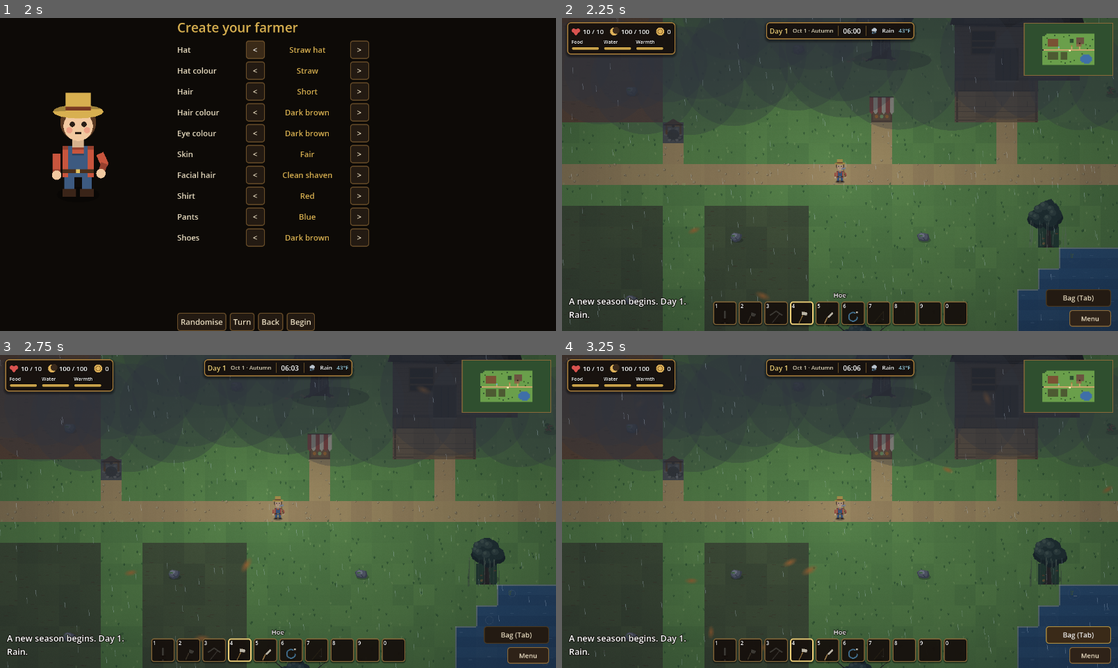
Above: before the commit, frames 1-4 (two rows, left to right).
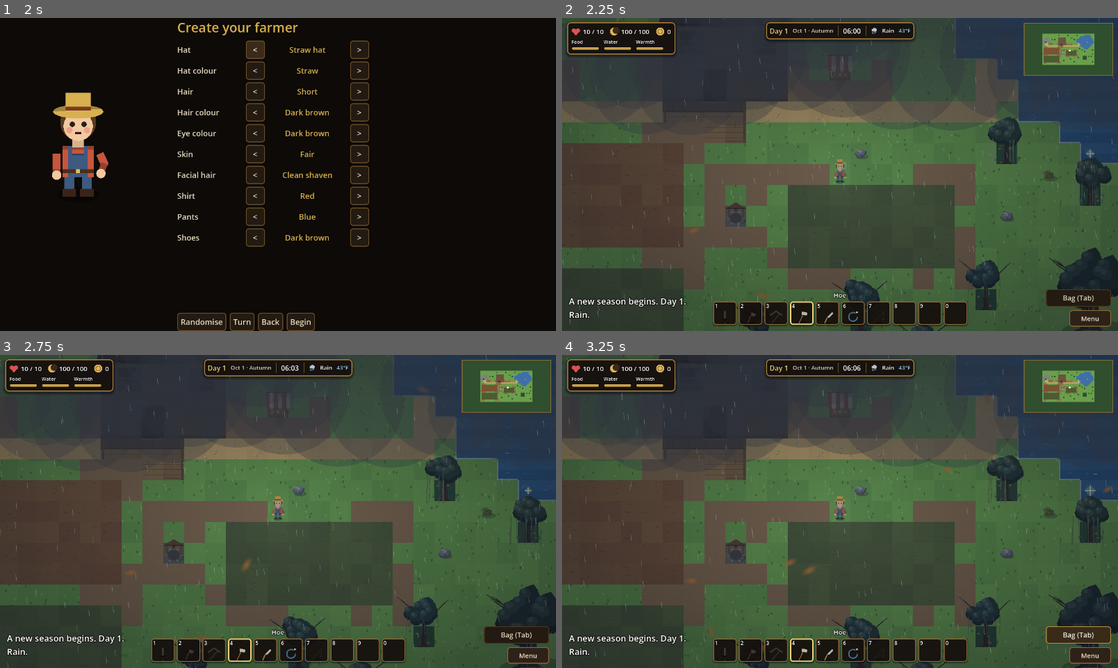
Above: after the commit, the same moments.

Repository: joshj1108/CrowCreekHollow
Game: Godot game, scene res://scenes/main.tscn
Same seed, same stepped clock (60 frames per second), same inputs: the game is played once before the commit and once after it.
Inputs:
- Up to frame 1 (2 s): click "New Game" at 0.5 s; click "Slot 1: empty" at 1.25 s
- Up to frame 2 (2.25 s): click "Begin" at 2 s
- Up to frame 3 (2.75 s): no input
- Up to frame 4 (3.25 s): click "Bag (Tab)" at 2.75 s

Frame 1 is identical in both runs. In frame 2, 42% of the frame differs, in the area x 0-100%, y 0-100%; in frame 3, 42%; in frame 4, 42%.

Commit message:
Switch the farm to the layout diagram
The farm now takes its terrain and fixed positions from a generated
farm_layout.gd, made from a flat layout diagram by tools/farm_layout.py.
The house, two fallow plots, the soil plot, well, stall, cave mouth, lake
with an island, dock, fences, twelve grove trees, great tree, rocks and
brush all come from the diagram. The workshop, furnace, smokehouse,
woodshed, chopping log and cellar are placed in open grass and reserved, so
a coop or barn is never placed on them.

Fences and rocks are new tiles that block movement.

A save from the previous layout is migrated when it is loaded: crops, brush
and felled trees reset, the player starts at the farm centre, and the coop
and barn move to the nearest clear grass. Money, skills, tools and animals
are kept, and the player is told what changed.

Checks: the play-through matches the previous layout apart from crop
coordinates, which moved with the plot; the desk, animal, fishing and combat
smoke tests match; and a save from another layout loads with the coop and
barn on clear grass.

Co-Authored-By: Claude Haiku 5.5 <noreply@anthropic.com>
Claude-Session: https://claude.ai/code/session_016EvHBYyFANDWxunM27u84C

Diff:
--- a/scripts/farm_layout.gd
+++ b/scripts/farm_layout.gd
@@ -2,71 +2,69 @@
 extends RefCounted
 
 # The farm layout. Generated from the layout diagram by tools/farm_layout.py; regenerate rather than editing by hand.
-# Coordinates are inner farm tiles: 0,0 is the top-left walkable tile, outside the tree border.
+# Coordinates are inner farm tiles: 0,0 is the top-left walkable tile, inside the tree border.
 #
 # TERRAIN codes, one character per tile:
 #   . grass     S soil (plot one)     F fallow (plots two and three, cleared later)
 #   P path      ~ water               R porch boards
 #   H house     D door                A market stall     W well
-#   C cave mouth                      G grove tree (felled for wood)
-#   B great tree (3 by 3, not felled)
+#   C cave mouth                      K rock (blocks)    X fence (blocks)
+#   G grove tree (felled for wood)    B great tree (3 by 3, not felled)
 
 const TERRAIN := [
-	"GGG.....................................",
-	"GG.......G..........G...................",
 	"........................................",
-	"..........................HHHHHH........",
-	"....SSSSSSSS.........BBB..HHHHHH......G.",
-	"....SSSSSSSS.........BBB..HHHHHH........",
-	"....SSSSSSSS.........BBB..HHHHHH........",
-	"....SSSSSSSS..............HHDHHH........",
-	"..G.SSSSSSSS..............RRRR..........",
-	"....SSSSSSSS..........A...RRRR......G...",
-	"............W.........P.....P...........",
-	"............P.........P.....P...........",
-	"CPPPPPPPPPPPPPPPPPPPPPPPPPPPPPPPPPPPPPPP",
-	"........................................",
-	"....FFFFFFFF..FFFFF.....................",
-	"....FFFFFFFF..FFFFF...........G.........",
-	"....FFFFFFFF..FFFFF............~~~~~....",
-	"..G.FFFFFFFF..FFFFF...........~~~~~~~...",
-	"....FFFFFFFF..FFFFF..........~~~~~~~~~..",
-	"....FFFFFFFF..FFFFF..........~~~~~~~~~..",
-	".............................~~~~~~~~~..",
-	".....................G........~~~~~~~...",
-	".................G..............~~~~....",
+	"...................G............~~~~~...",
+	".............................~~~~~~~~...",
+	"..KKK.......HHHHHH..........~~~~~~~~~~..",
+	".KKKK....G..HHHHHH......G.~~~~~~~~~~~~~.",
+	"KK.KKK......HHHHHH........~~~~~~~~~~~~~.",
+	"KKC.KK......HHHHHH........~~~~~~~~.~~~~~",
+	"KKPP.XXX...XHHHHHHX.A.X....P~~~~~~~~~~~.",
+	"..PP.XXX...XHHDHHHXXXXX....PP~~~~~~~~~..",
+	"...PPPPPPPPPRRRRPPPPPPPPPPPP.~~~~~~~~...",
+	".XXX.......XXXRR...............~~~~~....",
+	".SSSSSSSSSSSSX..............G...~~~.....",
+	".SSSSSSSSSSSS.XXXXXX....XXX...........G.",
+	".SSSSSSSSSSSS.X.X.FFFFFFFFX.....G.......",
+	".SSSSSSSSSSSS.XW..FFFFFFFF..............",
+	"XSSSSSSSSSSSSXXXX.FFFFFFFFX.............",
+	".XXX.......XXX...XFFFFFFFFX.............",
+	".FFFFFFFFFFFFX....XXX...X.X....BBB...G..",
+	".FFFFFFFFFFFF..............G...BBB......",
+	".FFFFFFFFFFFF........G.........BBB......",
+	".FFFFFFFFFFFF...G.......................",
+	".FFFFFFFFFFFFX..........G.............G.",
+	".XX........XXX..........................",
 	"........................................",
 ]
 
-const PLOT_ONE := Rect2i(4, 4, 8, 6)
-const PLOT_TWO := Rect2i(4, 14, 8, 6)
-const PLOT_THREE := Rect2i(14, 14, 5, 6)
-const HOUSE_IX := 26
+const PLOT_ONE := Rect2i(1, 11, 12, 5)
+const PLOT_TWO := Rect2i(1, 17, 12, 5)
+const PLOT_THREE := Rect2i(18, 13, 8, 4)
+const HOUSE_IX := 12
 const HOUSE_IY := 3
 const HOUSE_W := 6
-const HOUSE_H := 5
-const PORCH_RECT := Rect2i(26, 8, 4, 2)
-const WELL_IX := Vector2i(12, 10)
-const STALL_IX := 22
-const STALL_IY := 9
-const CELLAR_IX := Vector2i(25, 5)
-const SMOKEHOUSE_IX := Vector2i(35, 3)
-const FURNACE_IX := Vector2i(33, 3)
-const WORKSHOP_RECT := Rect2i(32, 2, 5, 4)
-const WORKSHOP_DOOR := Vector2i(34, 5)
-const WOODSTORE_IX := Vector2i(33, 4)
-const CHOPLOG_IX := Vector2i(35, 4)
-const BIG_TREE_INNER := Vector2i(21, 4)
-const LAKE_FOCUS := Vector2(33.0, 19.0)
-const GROVE_SPOTS := [
-	Vector2i(0, 0), Vector2i(1, 0), Vector2i(2, 0), Vector2i(0, 1), Vector2i(1, 1),
-	Vector2i(9, 1), Vector2i(20, 1), Vector2i(38, 4), Vector2i(36, 9), Vector2i(2, 8),
-	Vector2i(2, 17), Vector2i(30, 15), Vector2i(21, 21), Vector2i(17, 22),
-]
-const WILLOW_TREES := [Vector2i(2, 17), Vector2i(30, 15)]
-const DEAD_TREES := [Vector2i(20, 1)]
-const BRUSH_SPOTS := [
-	Vector2i(3, 3), Vector2i(16, 2), Vector2i(34, 11), Vector2i(24, 20),
-	Vector2i(6, 21), Vector2i(33, 8), Vector2i(14, 21),
-]
-const THICKET_SPOTS := [Vector2i(10, 21), Vector2i(23, 14), Vector2i(38, 16)]
+const HOUSE_H := 6
+const PORCH_RECT := Rect2i(12, 9, 4, 2)
+const WELL_IX := Vector2i(15, 14)
+const STALL_IX := 20
+const STALL_IY := 7
+const CELLAR_IX := Vector2i(10, 5)
+const SMOKEHOUSE_IX := Vector2i(28, 20)
+const FURNACE_IX := Vector2i(26, 20)
+const WORKSHOP_RECT := Rect2i(25, 19, 5, 4)
+const WORKSHOP_DOOR := Vector2i(27, 22)
+const WOODSTORE_IX := Vector2i(26, 21)
+const CHOPLOG_IX := Vector2i(28, 21)
+const BIG_TREE_INNER := Vector2i(31, 17)
+const LAKE_FOCUS := Vector2(32.6, 5.6)
+const GROVE_SPOTS := [Vector2i(19, 1), Vector2i(9, 4), Vector2i(24, 4), Vector2i(28, 11), Vector2i(38, 12), Vector2i(32, 13), Vector2i(37, 17), Vector2i(27, 18), Vector2i(21, 19), Vector2i(16, 20), Vector2i(24, 21), Vector2i(38, 21)]
+const WILLOW_TREES := [Vector2i(24, 4), Vector2i(28, 11), Vector2i(32, 13)]
+const DEAD_TREES := []
+const BRUSH_SPOTS := [Vector2i(30, 12), Vector2i(12, 1), Vector2i(38, 15), Vector2i(26, 1), Vector2i(22, 3), Vector2i(7, 4), Vector2i(35, 17)]
+const THICKET_SPOTS := [Vector2i(29, 19), Vector2i(26, 21), Vector2i(19, 5)]
+const ROCK_SPOTS := [Vector2i(28, 14), Vector2i(18, 19), Vector2i(21, 11), Vector2i(1, 1), Vector2i(38, 10), Vector2i(16, 1), Vector2i(15, 22), Vector2i(36, 12)]
+# Farm tiles that the coop and barn must not be placed on, so they never overlap a building the player unlocks later.
+const RESERVED := [Vector2i(10, 5), Vector2i(25, 19), Vector2i(25, 20), Vector2i(25, 21), Vector2i(25, 22), Vector2i(26, 19), Vector2i(26, 20), Vector2i(26, 21), Vector2i(26, 22), Vector2i(27, 19), Vector2i(27, 20), Vector2i(27, 21), Vector2i(27, 22), Vector2i(28, 19), Vector2i(28, 20), Vector2i(28, 21), Vector2i(28, 22), Vector2i(29, 19), Vector2i(29, 20), Vector2i(29, 21), Vector2i(29, 22)]
+# Changes whenever the layout changes. Saves record it, so a save from another layout is migrated.
+const VERSION := "f4389479"
--- a/scripts/main.gd
+++ b/scripts/main.gd
@@ -75,10 +75,7 @@
 const XP_FELL := 20
 # Rocks on the farm. Breaking one gives stone. A pick gives more, and from Mining 2 a small chance of copper ore.
 # Some sit inside the plots: a rock must be broken before that soil can be planted.
-const ROCK_SPOTS := [
-	Vector2i(5, 5), Vector2i(10, 8), Vector2i(6, 16), Vector2i(10, 18), Vector2i(15, 15),
-	Vector2i(18, 6), Vector2i(24, 15), Vector2i(35, 13),
-]
+const ROCK_SPOTS := FarmLayout.ROCK_SPOTS
 const XP_MINE := 12
 const ORE_CHANCE := 0.15
 const ORE_MINING_LEVEL := 2
@@ -314,6 +311,8 @@
 # The stall sells what you carry and buys seeds. It is open 06:00 to 18:00.
 const STALL_IX := FarmLayout.STALL_IX
 const STALL_IY := FarmLayout.STALL_IY
+const RESERVED := FarmLayout.RESERVED
+const LAYOUT_VERSION := FarmLayout.VERSION
 const STALL_CLOSE_HOUR := 18.0
 const SELL_FISH := 6
 const SELL_EGG := 4                 # farm stand price for an egg
@@ -1729,10 +1728,12 @@
 func _fill_brush() -> void:
 	brush.clear()
 	for spot in BRUSH_SPOTS:
-		brush[_world_tile(spot.x, spot.y)] = true
+		if _is_open_grass(spot):
+			brush[_world_tile(spot.x, spot.y)] = true
 	if progression._level("Bushcrafting") >= THICKET_LEVEL:
 		for spot in THICKET_SPOTS:
-			brush[_world_tile(spot.x, spot.y)] = true
+			if _is_open_grass(spot):
+				brush[_world_tile(spot.x, spot.y)] = true
 	grove_felled.clear()
 	_apply_grove()
 
@@ -3760,6 +3761,8 @@
 	rocks.clear()
 	for spot in ROCK_SPOTS:
 		var t := _world_tile(spot.x, spot.y)
+		if not _is_open_grass(spot):
+			continue
 		if keep_clear and crops.has(t):
 			continue
 		rocks[t] = true
@@ -4822,6 +4825,59 @@
 		_show_message("The coop stands here now. Stand beside it, facing it, and press Space to tend the hens.")
 
 
+# True when an inner farm tile is plain grass in the layout itself, ignoring anything built or planted.
+func _is_open_grass(inner: Vector2i) -> bool:
+	if inner.x < 0 or inner.y < 0 or inner.x >= INNER_W or inner.y >= INNER_H:
+		return false
+	return FarmLayout.TERRAIN[inner.y].substr(inner.x, 1) == "." and not RESERVED.has(inner)
+
+
+# Moves a coop or barn to the nearest spot that fits, for a save from another layout or one whose spot no
+# longer fits. Refunds its cost if nothing fits at all.
+func _relocate_building(kind: String, other: Vector2i, other_size: Vector2i) -> void:
+	var size := _footprint(kind)
+	var from := _placed_tile(kind)
+	if from.x < 0:
+		from = Vector2i(INNER_W / 2, INNER_H / 2) + Vector2i(BORDER_X, BORDER_Y)
+	var from_inner := from - Vector2i(BORDER_X, BORDER_Y)
+	var best := Vector2i(-1, -1)
+	var best_d := 1 << 30
+	for y in range(0, INNER_H - size.y + 1):
+		for x in range(0, INNER_W - size.x + 1):
+			var ok := true
+			for dy in size.y:
+				for dx in size.x:
+					var c := Vector2i(x + dx, y + dy)
+					if not _is_open_grass(c) or crops.has(c + Vector2i(BORDER_X, BORDER_Y)) or rocks.has(c + Vector2i(BORDER_X, BORDER_Y)) or brush.has(c + Vector2i(BORDER_X, BORDER_Y)) or fish_spots.has(c + Vector2i(BORDER_X, BORDER_Y)):
+						ok = false
+			# The other building must not share any tile with this one.
+			if other.x >= 0 and x < other.x - BORDER_X + other_size.x and x + size.x > other.x - BORDER_X and y < other.y - BORDER_Y + other_size.y and y + size.y > other.y - BORDER_Y:
+				ok = false
+			if ok:
+				var d: int = absi(x - from_inner.x) + absi(y - from_inner.y)
+				if d < best_d:
+					best_d = d
+					best = Vector2i(x, y)
+	if best.x < 0:
+		var cost := _build_cost(kind)
+		materials["wood"] += int(cost.get("wood", 0))
+		materials["fiber"] += int(cost.get("fiber", 0))
+		if kind == "barn":
+			barn_built = false
+			barn_tile = Vector2i(-1, -1)
+		else:
+			coop_built = false
+			coop_tile = Vector2i(-1, -1)
+		_show_message("There was no room left for the %s after the farm changed, so it was taken down and its materials returned." % kind)
+		return
+	var placed := best + Vector2i(BORDER_X, BORDER_Y)
+	if kind == "barn":
+		barn_tile = placed
+	else:
+		coop_tile = placed
+	_show_message("The %s was moved to a clear spot on the new farm." % kind)
+
+
 # A spot fits when all of its tiles are open grass, clear of crops, rocks, brush, fishing spots, and you.
 func _spot_ok(top: Vector2i, size: Vector2i) -> bool:
 	var here := _player_tile()
@@ -4831,6 +4887,8 @@
 			if t.x < BORDER_X or t.y < BORDER_Y or t.x >= BORDER_X + INNER_W or t.y >= BORDER_Y + INNER_H:
 				return false
 			if map[t.y][t.x] != Tile.GRASS:
+				return false
+			if RESERVED.has(t - Vector2i(BORDER_X, BORDER_Y)):
 				return false
 			if crops.has(t) or rocks.has(t) or brush.has(t) or fish_spots.has(t) or t == here:
 				return false
--- a/scripts/save_system.gd
+++ b/scripts/save_system.gd
@@ -94,6 +94,7 @@
 		"cave_mined_day": m.cave_mined_day,
 		"wear": m.wear,
 		"coop_built": m.coop_built,
+		"layout": m.LAYOUT_VERSION,
 		"coop_x": m.coop_tile.x,
 		"coop_y": m.coop_tile.y,
 		"barn_built": m.barn_built,
@@ -190,12 +191,16 @@
 	var pos: Variant = data.get("player_pos", null)
 	if typeof(pos) == TYPE_ARRAY and pos.size() == 2:
 		m.saved_pos = Vector2(float(pos[0]), float(pos[1]))
-		m.has_saved_pos = true
+		# A position from another layout may now be a fence or water, so the player starts at the farm centre.
+		m.has_saved_pos = str(data.get("layout", "")) == m.LAYOUT_VERSION
 
 	# Rebuild the interior so the saved house stage shows the right rooms.
 	# Crops and brush are restored here, after the map exists.
+	# A save made on another layout has its plants, brush and trees on tiles that may now be water or a
+	# fence, so the farm's planted and gathered state is reset. Money, skills, tools and animals are kept.
+	var same_layout := str(data.get("layout", "")) == m.LAYOUT_VERSION
 	m.crops.clear()
-	for c in data.get("crops", []):
+	for c in (data.get("crops", []) if same_layout else []):
 		var kind := str(c.get("kind", "turnip"))
 		# Saves from before watering existed have no record. Those crops count as watered today,
 		# so they grow tonight like they used to.
@@ -207,13 +212,16 @@
 	m.brush_day = int(data.get("brush_day", data.get("day", 0)))
 	m.rock_day = int(data.get("rock_day", data.get("day", 0)))
 	m.brush.clear()
-	for b in data.get("brush", []):
-		m.brush[Vector2i(int(b[0]), int(b[1]))] = true
-	for g in data.get("felled", []):
-		m.grove_felled[Vector2i(int(g[0]), int(g[1]))] = true
-	m._apply_grove()
+	if same_layout:
+		for b in data.get("brush", []):
+			m.brush[Vector2i(int(b[0]), int(b[1]))] = true
+		for g in data.get("felled", []):
+			m.grove_felled[Vector2i(int(g[0]), int(g[1]))] = true
+		m._apply_grove()
+	else:
+		m._fill_brush()
 	_merge_ints(m.tool_tier, data.get("tool_tier"))
-	if data.has("rocks"):
+	if same_layout and data.has("rocks"):
 		m.rocks.clear()
 		for r in data["rocks"]:
 			m.rocks[Vector2i(int(r[0]), int(r[1]))] = true
@@ -225,6 +233,13 @@
 	m.coop_tile = Vector2i(int(data.get("coop_x", -1)), int(data.get("coop_y", -1)))
 	m.barn_built = bool(data.get("barn_built", false))
 	m.barn_tile = Vector2i(int(data.get("barn_x", -1)), int(data.get("barn_y", -1)))
+	if not same_layout:
+		# The saved spots belong to the old farm, so each building is placed again.
+		m._show_message("The farm was redrawn since this save. Plantings, brush and felled trees were reset.")
+		if m.coop_built:
+			m._relocate_building("coop", m.barn_tile if m.barn_built else Vector2i(-1, -1), m._footprint("barn"))
+		if m.barn_built:
+			m._relocate_building("barn", m.coop_tile if m.coop_built else Vector2i(-1, -1), m._footprint("coop"))
 	m.hens = int(data.get("hens", 0))
 	m.hens_fed_day = int(data.get("hens_fed_day", -1))
 	m.hen_unfed_days = int(data.get("hen_unfed_days", 0))
Not shown, changed: DESIGN.md
Not shown, added: tools/farm_layout.py
